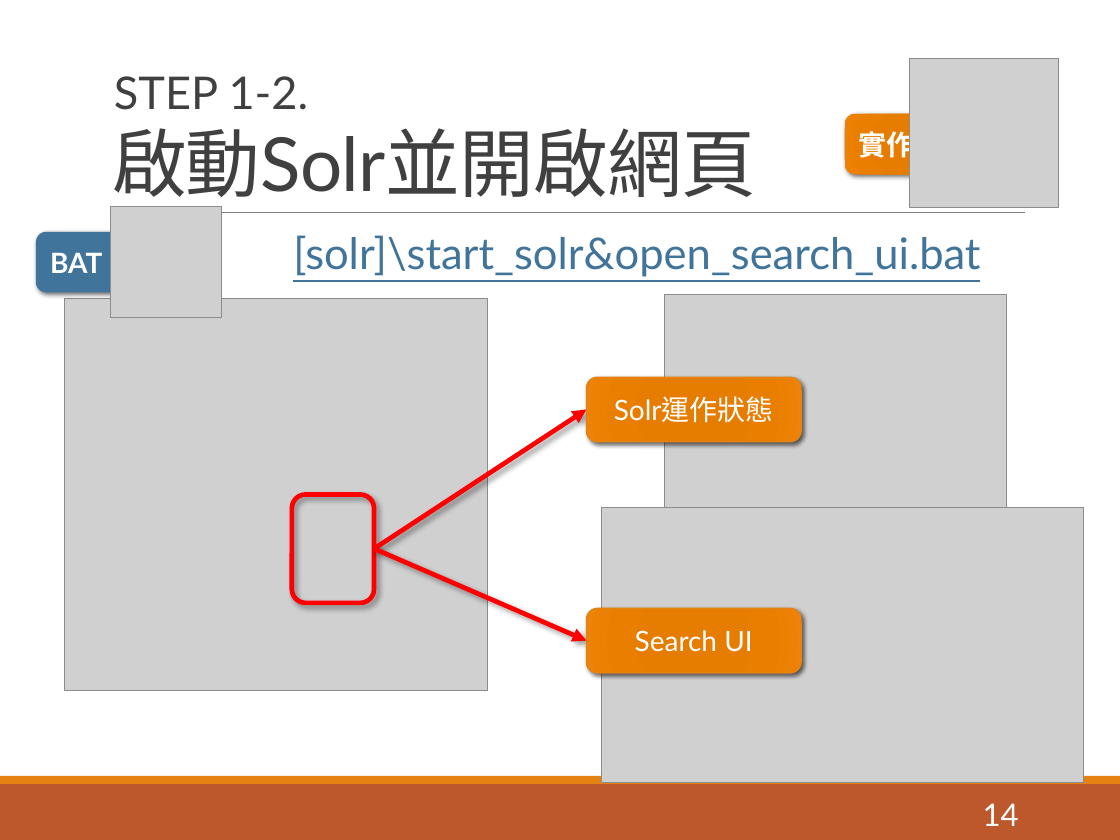
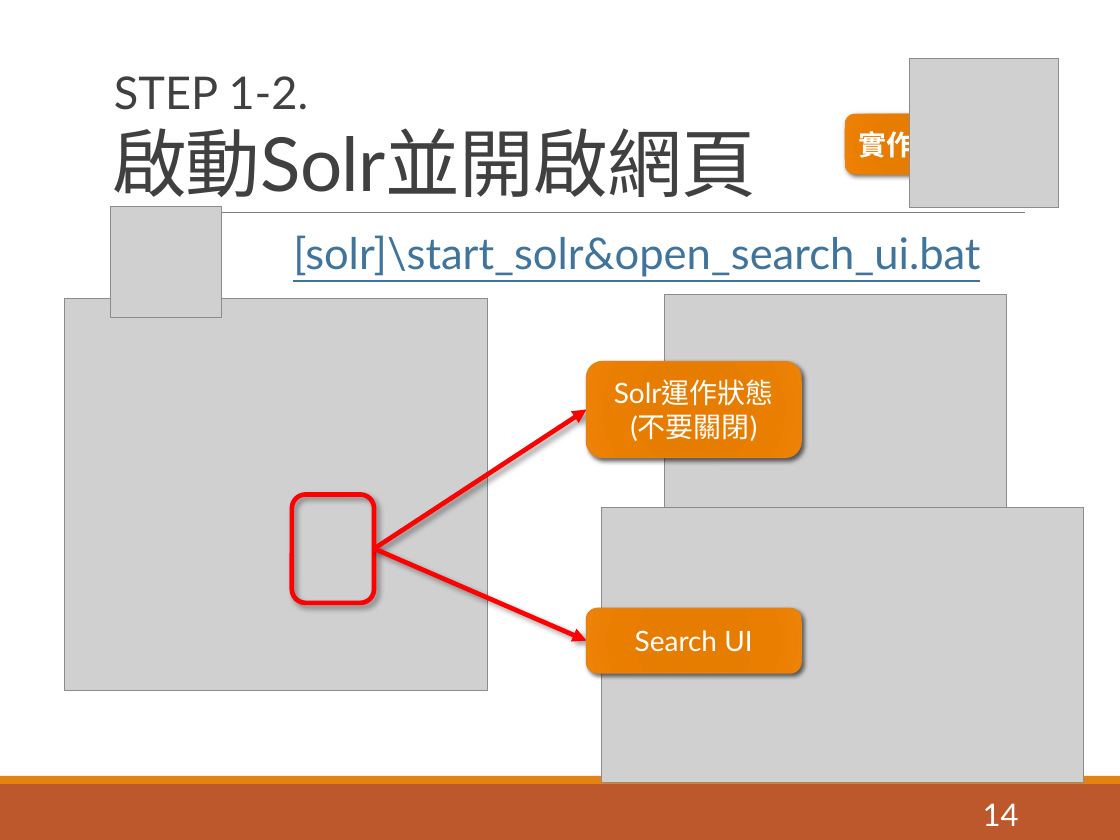
Before and after one commit to pulipulichen/ir-practice-solr, a slide deck: slide 14 of Apache Solr教學介紹.pptx. Drawn at 1120x840 pixels with LibreOffice and Linux fonts; fonts in the diff are those of the drawing; grey boxes stand for pictures. Boxes give left, top, right and bottom in pixels: in the first picture for what was removed or moved away, otherwise in the second. Text is boxed around its words. In the diff, an @@ line names an element or a change of style, - is before the commit and + after.

```diff
--- a/Apache Solr教學介紹.pptx
+++ b/Apache Solr教學介紹.pptx
@@ rounded rectangle removed at (36,232,161,292) @@
-BAT
@@ rounded rectangle "Solr運作狀態": place and size @@
-rounded rectangle "Solr運作狀態" at (587,377,801,441)
+rounded rectangle "Solr運作狀態" at (587,362,801,458)
@@ text in rounded rectangle at (630,414,757,441): paragraph added @@
+(不要關閉)
```
Also in this commit, not shown: 6 other slides changed, 3 slides added, 1 other file.
